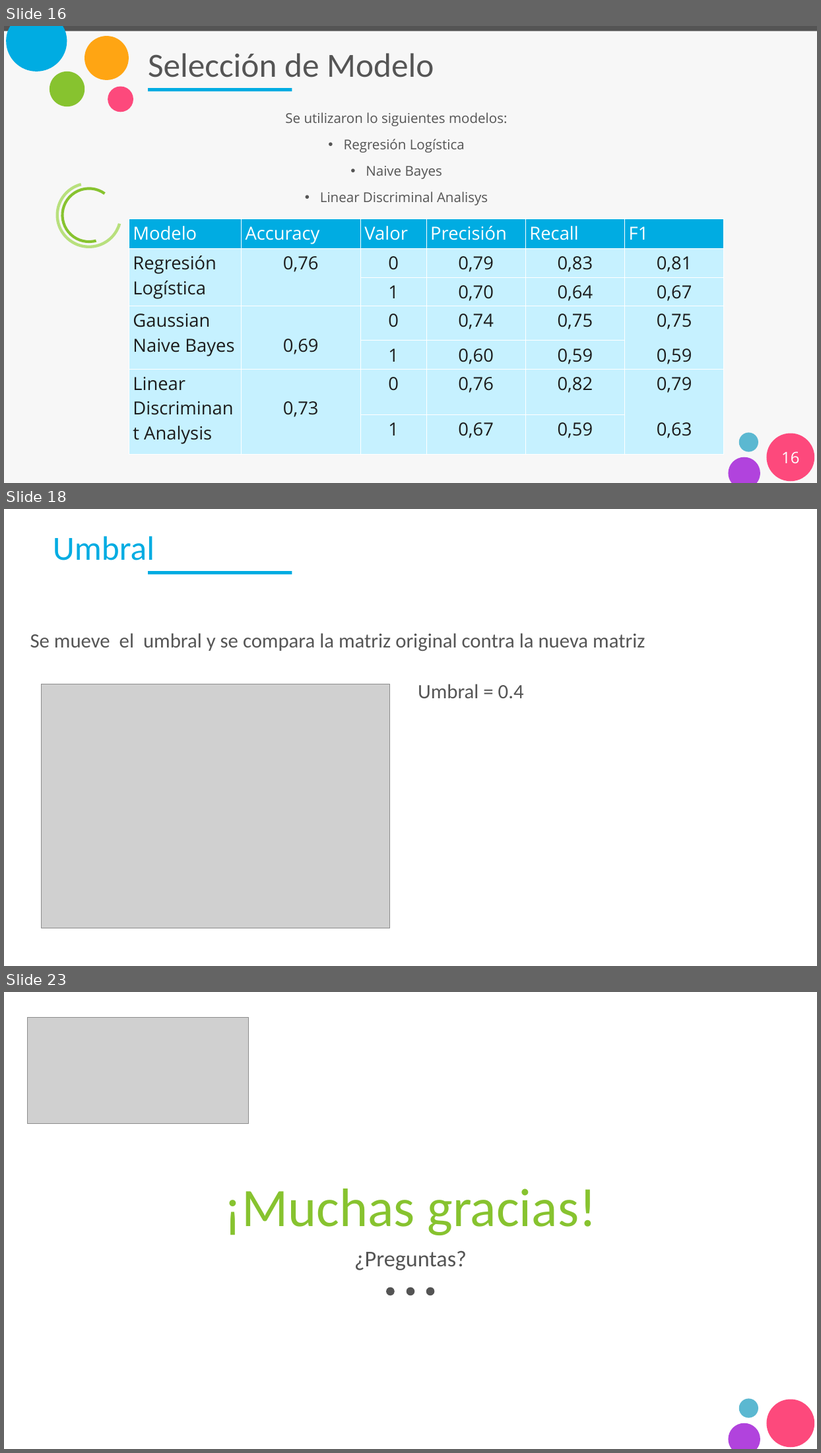
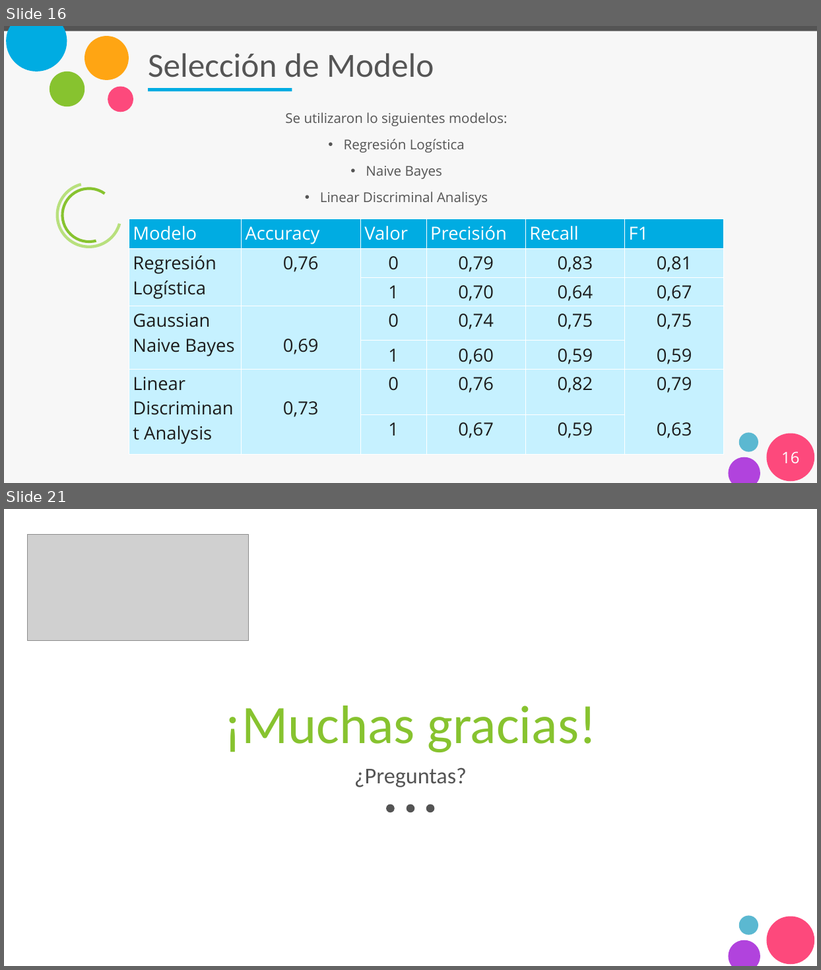
Before and after one commit to gp34446/desafio3, a slide deck: Presentación_desafio_3.pptx. Shown one above the other, each under a label of ours: slides 16, 18 and 23 before the commit, slides 16 and 21 after it; the slides between them are not shown. The pictures are 821x1453 and 821x970 pixels, drawn with LibreOffice and Linux fonts; fonts in the diff are those of the drawing; grey boxes stand for pictures. Boxes give left, top, right and bottom in pixels: in the first picture for what was removed or moved away, otherwise in the second. Text is boxed around its words. In the diff, an @@ line names an element or a change of style, - is before the commit and + after.

Commit message:
umbral

```diff
--- a/Presentación_desafio_3.pptx
+++ b/Presentación_desafio_3.pptx
@@ slide 18 removed at box(4, 509, 817, 966), background #FFFFFF; not listed: 1 template element that a slide beside it also shows @@
@@ title removed at box(53, 536, 154, 560) @@
-Umbral
@@ text removed at box(30, 633, 645, 652) @@
-Se mueve el umbral y se compara la matriz original contra la nueva matriz
@@ picture removed at box(42, 684, 389, 929) @@
@@ text removed at box(418, 684, 524, 698) @@
-Umbral = 0.4
@@ what was slide 23 is now slide 21 @@
```
Also in this commit, not shown: 3 slides changed, 1 slide added, 2 other slides removed.
